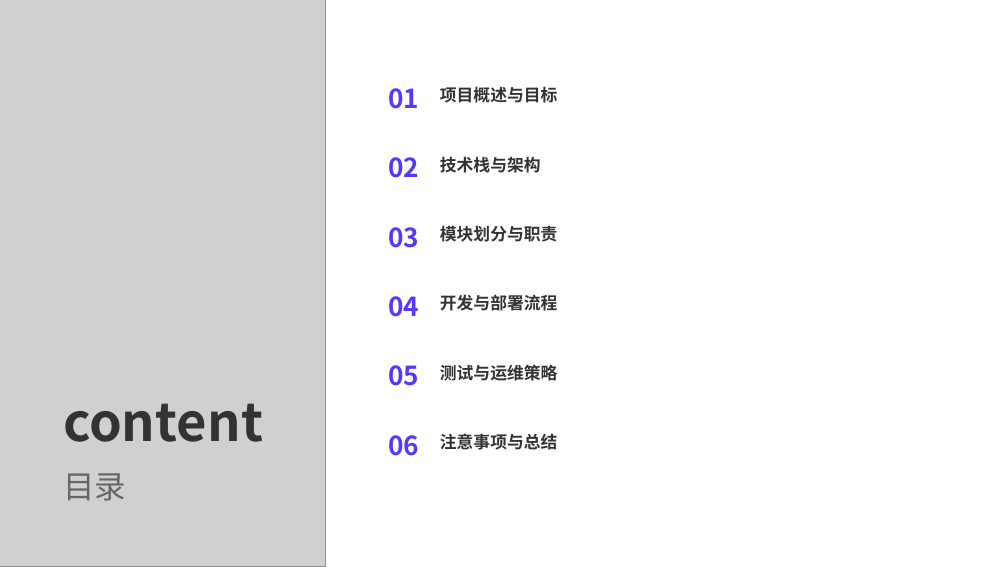
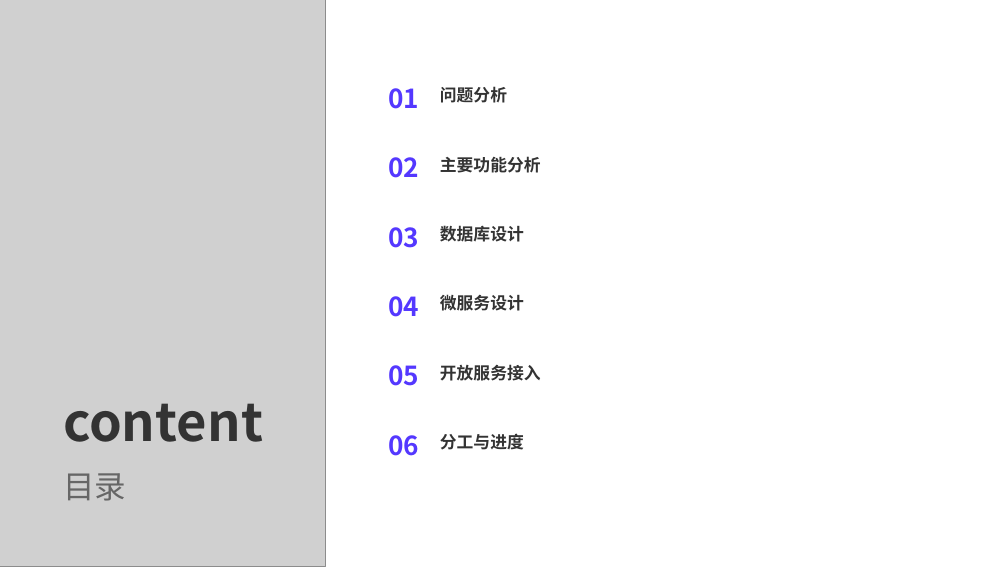
Before and after one commit to anymore131/mini-erp, a slide deck: slide 2 of 基于Spring Cloud的小型ERP系统设计.pptx. Drawn at 1008x567 pixels with LibreOffice and Linux fonts; fonts in the diff are those of the drawing; grey boxes stand for pictures. Boxes give left, top, right and bottom in pixels: in the first picture for what was removed or moved away, otherwise in the second. Text is boxed around its words. In the diff, an @@ line names an element or a change of style, - is before the commit and + after.

```diff
--- a/基于Spring Cloud的小型ERP系统设计.pptx
+++ b/基于Spring Cloud的小型ERP系统设计.pptx
@@ text at box(440, 86, 507, 103): text changed @@
-项目概述与目标
+问题分析
@@ text at box(440, 156, 541, 173): text changed @@
-技术栈与架构
+主要功能分析
@@ text at box(440, 226, 524, 242): text changed @@
-模块划分与职责
+数据库设计
@@ text at box(440, 294, 524, 311): text changed @@
-开发与部署流程
+微服务设计
@@ text at box(440, 364, 541, 381): text changed @@
-测试与运维策略
+开放服务接入
@@ text at box(440, 433, 524, 450): text changed @@
-注意事项与总结
+分工与进度
```
Also in this commit, not shown: 11 other slides changed, 9 slides added, 9 slides removed.
